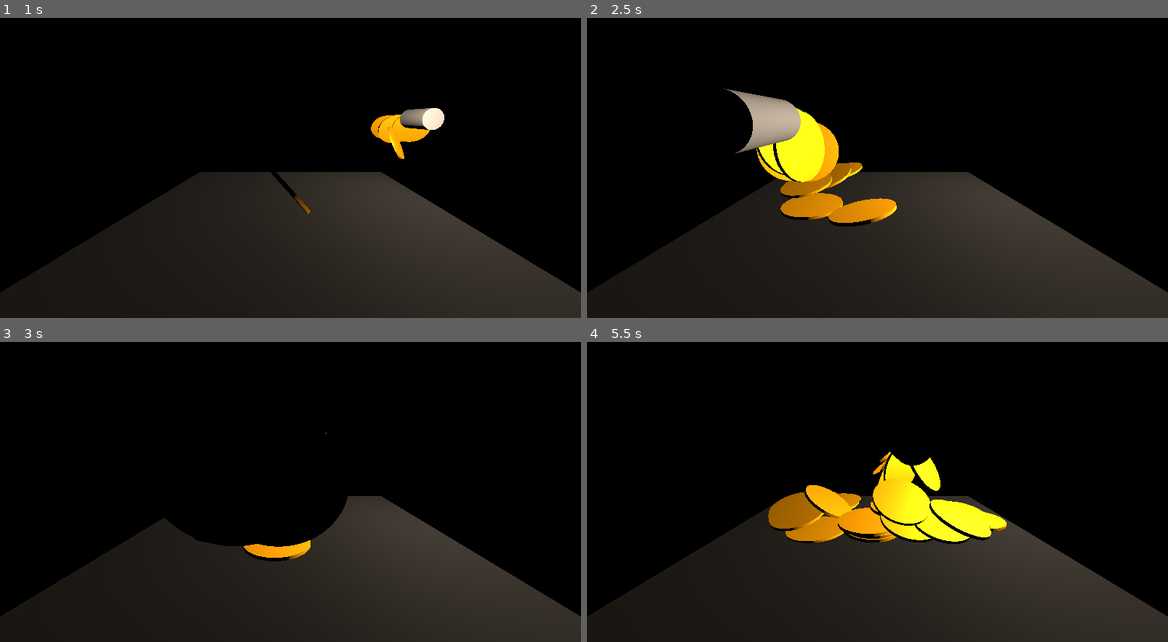
Above: before the commit, frames 1-4 (two rows, left to right).
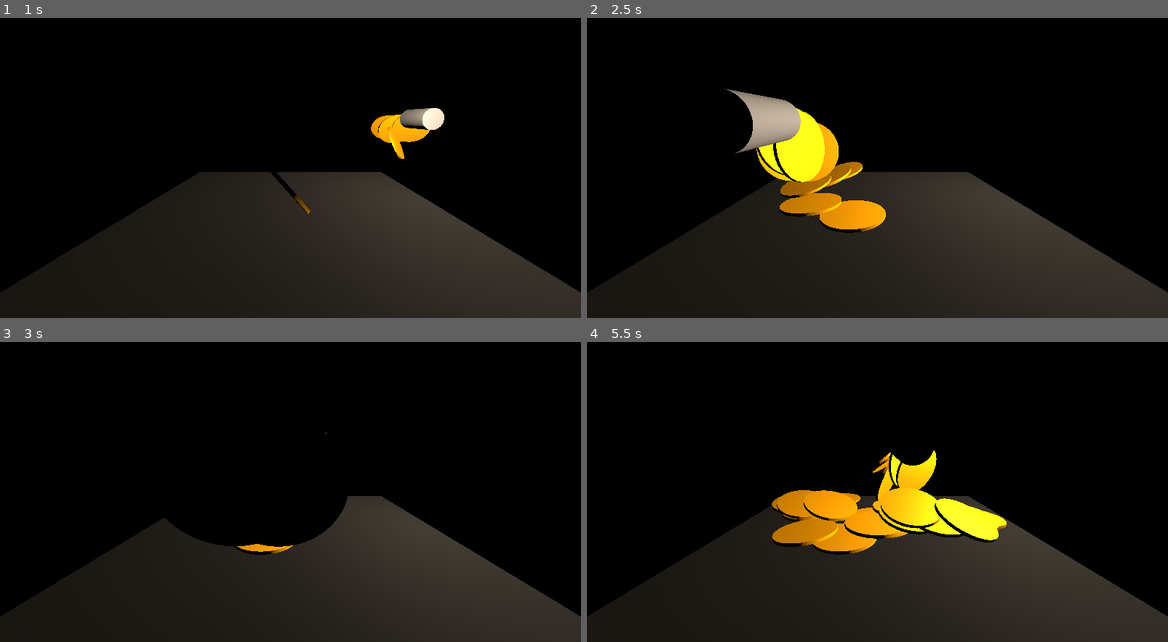
Above: after the commit, the same moments.

Repository: Zawaer/coin-thing
Game: Godot game, scene res://main.tscn
The game is run twice, just before and just after one commit, with the same random seed, the same clock (stepped at 60 frames per second) and the same inputs.
Inputs (mouse positions are in pixels of both pictures, inside the frame that each line leads up to):
- Up to frame 1 (1 s): tap Enter at 0.5 s; move the mouse to (418, 138) at 0.52 s; click (418, 138) at 0.67 s
- Up to frame 2 (2.5 s): move the mouse to (761, 171) at 1.27 s; click (761, 171) at 1.42 s; move the mouse to (935, 84) at 2.02 s; click (935, 84) at 2.17 s
- Up to frame 3 (3 s): move the mouse to (261, 543) at 2.77 s; click (261, 543) at 2.92 s
- Up to frame 4 (5.5 s): move the mouse to (1051, 528) at 3.52 s; click (1051, 528) at 3.67 s; move the mouse to (703, 429) at 4.27 s; click (703, 429) at 4.42 s; move the mouse to (906, 480) at 5.02 s; click (906, 480) at 5.17 s

Frame 1 is identical in both runs. In frame 2, 1.1% of the frame differs, in the area x 33-54%, y 47-72%; in frame 3, 0.4%; in frame 4, 4.7%, in the area x 31-73%, y 36-71%.

Commit message:
LAST COMMIT BEFORE REWORK: Remove mass property from Coin RigidBody3D for improved physics behavior

Diff:
--- a/coin.tscn
+++ b/coin.tscn
@@ -17,7 +17,6 @@
 radius = 1.0
 
 [node name="Coin" type="RigidBody3D"]
-mass = 257.191
 physics_material_override = SubResource("PhysicsMaterial_6qpsl")
 continuous_cd = true
 
